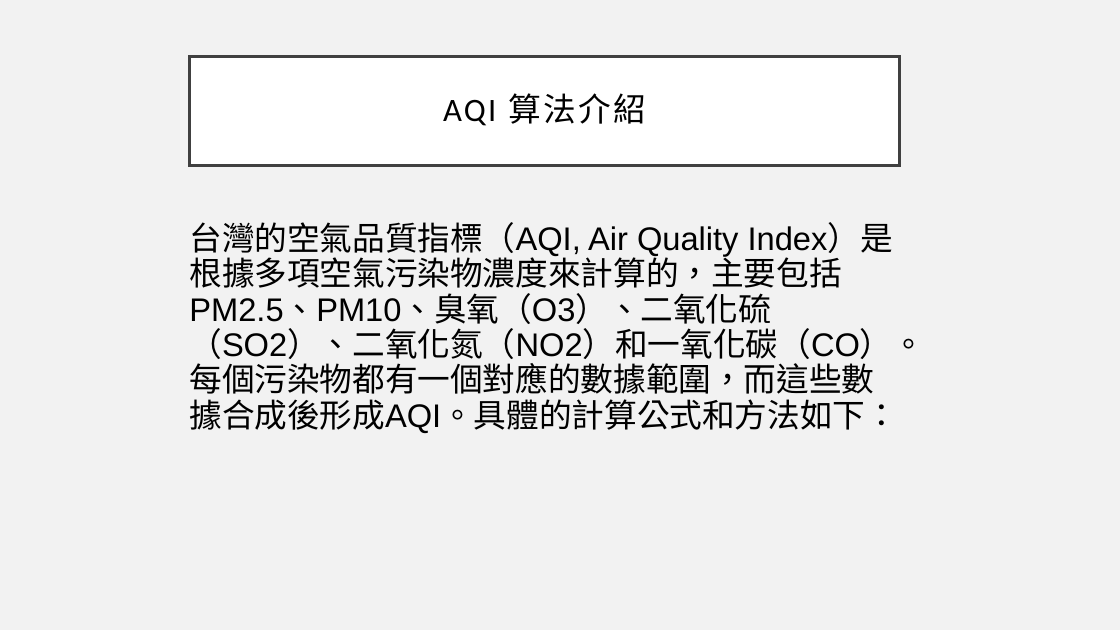
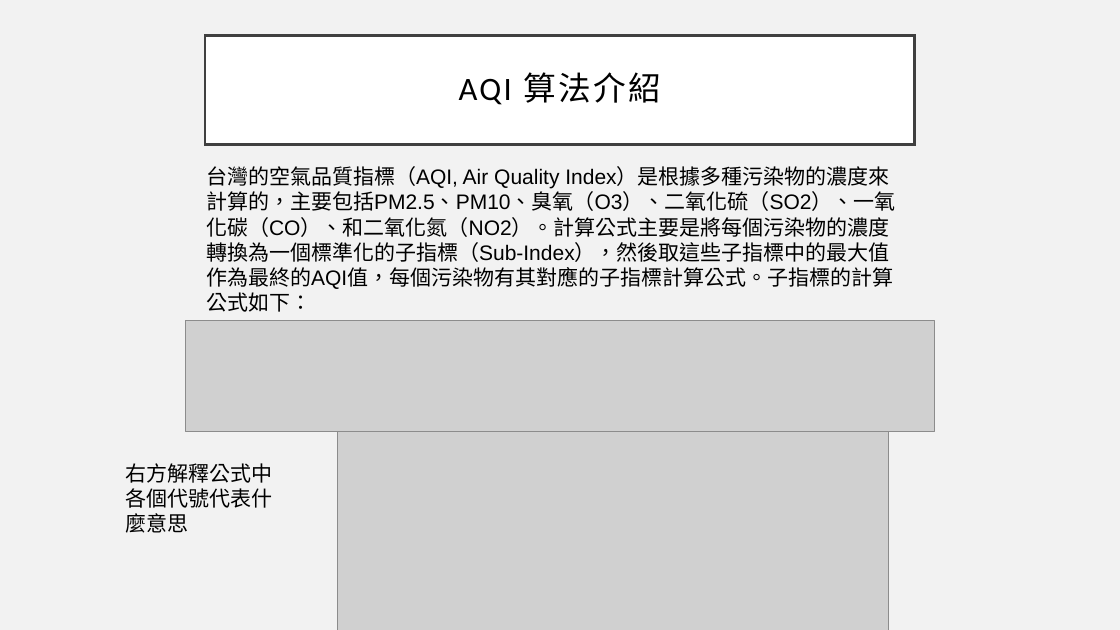
Before and after one commit to jasonfghx/lilicoco, a slide deck: slide 4 of 大學生/空氣品質與癌症之間的關聯.pptx. Drawn at 1120x630 pixels with LibreOffice and Linux fonts; fonts in the diff are those of the drawing; grey boxes stand for pictures. Boxes give left, top, right and bottom in pixels: in the first picture for what was removed or moved away, otherwise in the second. Text is boxed around its words. In the diff, an @@ line names an element or a change of style, - is before the commit and + after.

```diff
--- a/大學生/空氣品質與癌症之間的關聯.pptx
+++ b/大學生/空氣品質與癌症之間的關聯.pptx
@@ title "AQI 算法介紹": place and size @@
-title "AQI 算法介紹" at [189, 56, 899, 166]
+title "AQI 算法介紹" at [205, 36, 915, 145]
@@ text added at [206, 166, 896, 312], 18 pt, text #000000 @@
+台灣的空氣品質指標（AQI, Air Quality Index）是根據多種污染物的濃度來計算的，主要包括PM2.5、PM10、臭氧（O3）、二氧化硫（SO2）、一氧化碳（CO）、和二氧化氮（NO2）。計算公式主要是將每個污染物的濃度轉換為一個標準化的子指標（Sub-Index），然後取這些子指標中的最大值作為最終的AQI值，每個污染物有其對應的子指標計算公式。子指標的計算公式如下：
@@ text removed at [189, 222, 925, 433] @@
-台灣的空氣品質指標（AQI, Air Quality Index）是根據多項空氣污染物濃度來計算的，主要包括PM2.5、PM10、臭氧（O3）、二氧化硫（SO2）、二氧化氮（NO2）和一氧化碳（CO）。每個污染物都有一個對應的數據範圍，而這些數據合成後形成AQI。具體的計算公式和方法如下：
@@ picture added at [185, 321, 934, 432] @@
@@ picture added at [338, 432, 889, 630] @@
@@ text added at [125, 463, 272, 533], 18 pt, text #000000 @@
+右方解釋公式中各個代號代表什麼意思
```
Also in this commit, not shown: 1 other slide changed, 1 slide removed, 1 other file.
